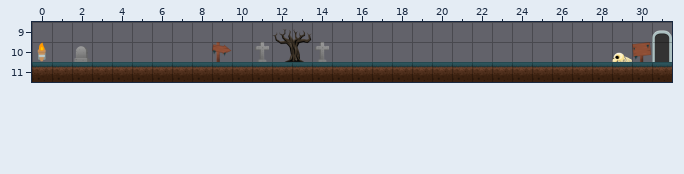
Two versions of a level (Tiled map, assets/tilesmap/level-4.tmx). That is the earlier state.
Cells are 64x64 px. Shown: x 0..31, y 9..11.
After:
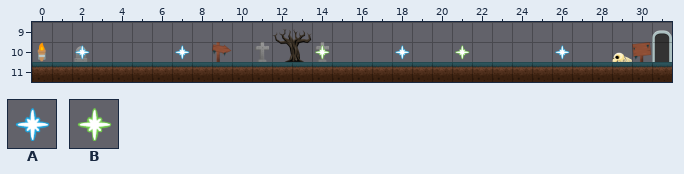
Key: from "world-spritesheet": A 598, B 603.
_ is an empty cell.
Changes in this commit:
Layer "game":
y 10: x 2 _ -> A; x 7 _ -> A; x 14 _ -> B; x 18 _ -> A; x 21 _ -> B; x 26 _ -> A
Boxes around the changes in both pictures, in picture pixels (x1, y1, x2, y2):
added: (75, 45, 90, 60)
added: (175, 45, 190, 60)
added: (315, 45, 330, 60)
added: (395, 45, 410, 60)
added: (455, 45, 470, 60)
added: (555, 45, 570, 60)
